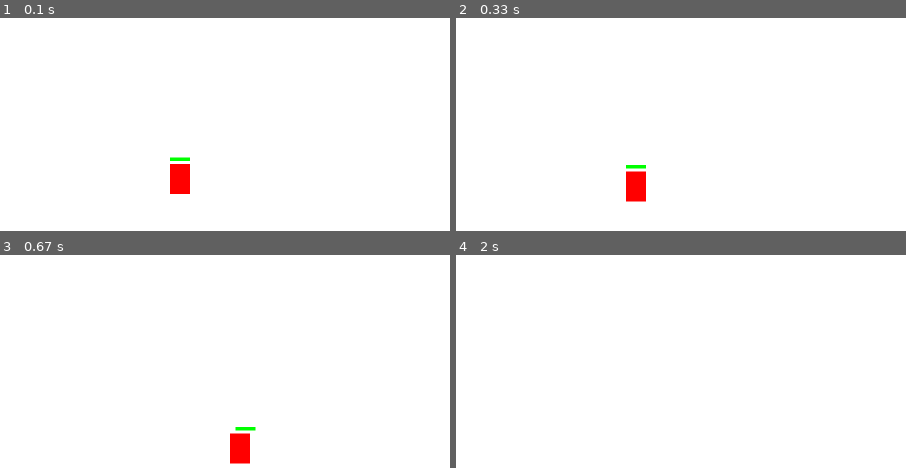
Above: before the commit, frames 1-4 (two rows, left to right).
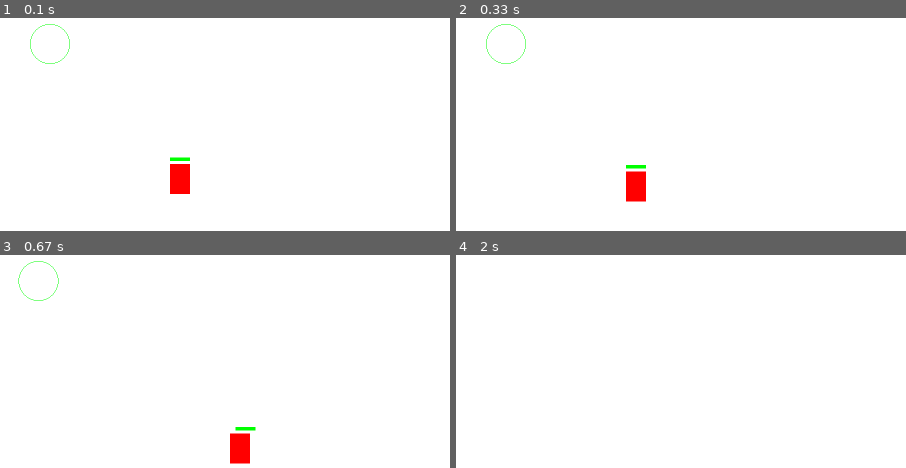
Above: after the commit, the same moments.

Repository: horstjens/Daniel-s-Pygame-Platformer
Game: pygame game, started from DanielScrollPlatformer.py
Two runs of this game, one before a commit and one after it. Both use one fixed random seed, a clock stepped at 60 frames per second and the inputs below.
Inputs:
- Up to frame 1 (0.1 s): no input
- Up to frame 2 (0.33 s): no input
- Up to frame 3 (0.67 s): hold Right from 0.33 s (still down)
- Up to frame 4 (2 s): release Right at 0.8 s; hold Up 0.83-1.13 s; hold Right 1.17-1.63 s; hold Left from 1.67 s (still down)
The pictures show only the part of the screen within x 0-50%, y 0-50%; the shares and areas given below are measured in that part.

The runs differ from the first frame. In frame 1, 0.1% of the frame differs, in the area x 6-16%, y 2-22%; in frame 2, 0.1%; in frame 3, 0.1%, in the area x 4-14%, y 2-22%; in frame 4, nothing differs.

Commit message:
Update DanielScrollPlatformer.py
added alien

Diff:
--- a/DanielScrollPlatformer.py
+++ b/DanielScrollPlatformer.py
@@ -2,13 +2,14 @@
 Python3 Pygame Platform game
 2014 by Daniel-Eichler
 
-Based on Tutorial by:
-
+Based on Tutorials of:
 Sample Python/Pygame Programs
 Simpson College Computer Science
 http://programarcadegames.com/
 http://simpson.edu/computer-science/
 
+supported by:
+http://spielend-programmieren.at
 
 """
 import pygame
@@ -28,6 +29,52 @@
 # Screen dimensions
 SCREEN_WIDTH  = 1800
 SCREEN_HEIGHT = 900
+
+class Alien(pygame.sprite.Sprite):
+    """
+    This is an alien enemy
+    """
+
+    # -- Class Attributes
+    images=[]
+    #images.append(pygame.image.load("alien100.png").convert_alpha())
+    alienimage=pygame.Surface((80,80))
+    alienimage.set_colorkey((0,0,0))
+    pygame.draw.circle(alienimage,GREEN,(40,40),40,1)
+    #alienimage.set_colorkey=((0,0,0))
+
+
+
+    # -- Methods
+    def __init__(self,x,y):
+        """ Constructor function """
+
+        # Call the parent's constructor
+        pygame.sprite.Sprite.__init__(self)
+        self.x=x
+        self.y=y
+        self.boundary_top = 0
+        self.boundary_bottom = SCREEN_HEIGHT
+        self.boundary_left = 0
+        self.boundary_right = 0
+        self.change_x=0
+        self.change_y=0
+        #self.image=Alien.images[0]
+        self.image = Alien.alienimage
+        self.rect=self.image.get_rect()
+        self.rect.centerx=self.x
+        self.rect.centery=self.y
+        self.hitpoints=100
+        self.hitpointsfull=100
+
+
+
+
+
+
+
+    def update(self, seconds):
+        pass
 
 class Player(pygame.sprite.Sprite):
     """
@@ -379,6 +426,7 @@
         self.teleporter_list = pygame.sprite.Group()
         self.enemy_list = pygame.sprite.Group()
         self.moving_list = pygame.sprite.Group()
+        self.alien_lilst  =pygame.sprite.Group()
         self.player = player
 
     # Update everythign on this level
@@ -432,6 +480,11 @@
                  [70, 50, 2100, 500],
                  [240, 50, 100, 480],
                  ]
+
+        self.alien_list=[]
+        a1=Alien(100, 100)
+        self.alien_list.append(a1)
+        self.platform_list.add(a1)
 
 
         # Go through the array above and add platforms
@@ -635,25 +688,43 @@
             if event.type == pygame.QUIT: # If user clicked close
                 done = True # Flag that we are done so we exit this loop
 
-            if event.type == pygame.KEYDOWN:
-                if event.key == pygame.K_LEFT:
-                    player.go_left()
-                if event.key == pygame.K_RIGHT:
-                    player.go_right()
-                if event.key == pygame.K_UP:
-                    player.jump()
-
-            if event.type == pygame.KEYUP:
-                if event.key == pygame.K_LEFT and player.change_x < 0:
-                    player.stop()
-                if event.key == pygame.K_RIGHT and player.change_x > 0:
-                    player.stop()
+            #if event.type == pygame.KEYDOWN:
+            #    if event.key == pygame.K_LEFT:
+            #        player.go_left()
+            #    if event.key == pygame.K_RIGHT:
+            #        player.go_right()
+            #    if event.key == pygame.K_UP:
+            #        player.jump()
+
+            #if event.type == pygame.KEYUP:
+            #    if event.key == pygame.K_LEFT and player.change_x < 0:
+            #        player.stop()
+            #    if event.key == pygame.K_RIGHT and player.change_x > 0:
+            #        player.stop()
+
+        # player movement ( CONTROLLER )
+        # check if key is pressed at this moment
+        pressedkeys = pygame.key.get_pressed()
+
+        player.stop()
+        if pressedkeys[pygame.K_LEFT]:
+             player.go_left()
+
+        if pressedkeys[pygame.K_RIGHT]:
+             player.go_right()
+
+        if pressedkeys[pygame.K_UP]:
+             player.jump()
 
         # Update the player.
         active_sprite_list.update(seconds)
 
         # Update items in the level
         current_level.update(seconds)
+        #update aliens
+        for enemy in current_level.alien_list:
+
+            enemy.update(seconds)
 
         # If the player gets near the right side, shift the world left (-x)
         if player.rect.right >= 500:
